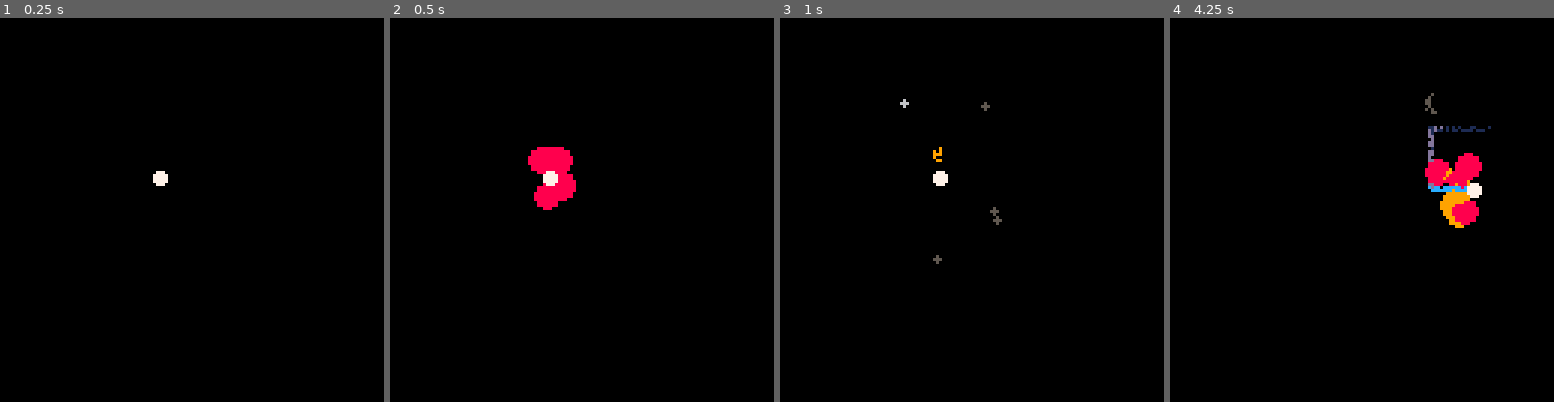
Above: before the commit, frames 1-4 (left to right).
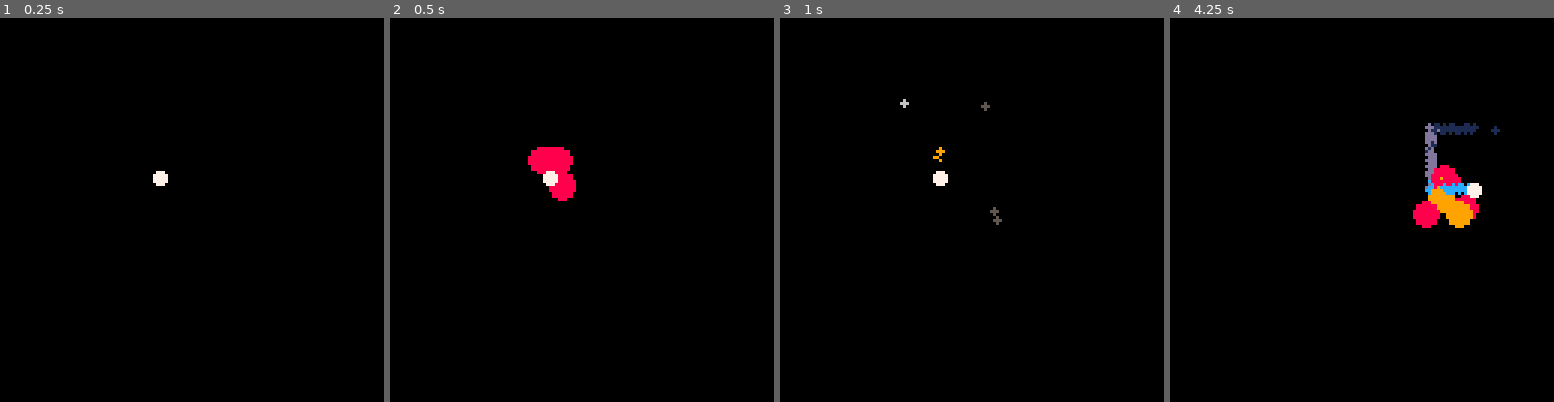
Above: after the commit, the same moments.

Repository: jgradim/gameoff-2020
Game: PICO-8 cartridge sfx.p8
Two runs of this game, one before a commit and one after it. Both use one fixed random seed, a clock stepped at 60 frames per second and the inputs below.
Inputs:
- Up to frame 1 (0.25 s): no input
- Up to frame 2 (0.5 s): tap X (X key) at 0.33 s
- Up to frame 3 (1 s): tap O (Z key) at 0.7 s
- Up to frame 4 (4.25 s): tap X (X key) at 1.07, 1.85, 2.97, 4.08 s; hold Right 1.6-2.1 s; tap O (Z key) every 0.4 s from 1.7 to 4.1 s; hold Up 2.15-2.42 s; hold Right 2.47-3.03 s; hold Left 3.08-3.58 s; hold Down 3.63-3.97 s; hold Right from 4.02 s (still down)

Frame 1 is identical in both runs. In frame 2, 0.3% of the frame differs, in the area x 37-44%, y 42-50%; in frame 3, less than 0.1%; in frame 4, 2.1%, in the area x 63-86%, y 19-55%.

Commit message:
Move more stuff to structs

Diff:
--- a/sfx.p8
+++ b/sfx.p8
@@ -6,68 +6,133 @@
 
 --adapted from lazydev academy's breakout#37 tutorial
 
-function _init()
-    --particles
-    effects = {}
-
-    --effects settings
-    trail_width = 1.5
-    trail_colors = {12,13,1}
-    trail_amount = 2
-
-    fire_width = 3
-    fire_colors = {8,9,10,5}
-    fire_amount = 3
-
-    explode_size = 5
-    explode_colors = {8,9,6,5}
-    explode_amount = 5
-
-    --player
-    player = {x=53, y=53, r=2, c=7}
-
-    --sfx
-    trail_sfx = 0
-    explode_sfx = 1
-    fire_sfx = 2
-end
+effects = {
+ particles={},
+
+ sched=function(self)
+  return add(effects, self)
+ end,
+
+ update=function(self)
+  print("updating effect")
+ end,
+}
+
+trail = {
+ sfx=0,
+ width=1.5,
+ colors={12,13,1},
+ amount=2,
+ sched=function(self, x, y)
+   sfx(self.sfx)
+
+   local w = self.width
+   for i=1, self.amount do
+        add_fx(
+            x-w/2+rnd(w),
+            y-w/2+rnd(w),
+            40+rnd(30),-- die
+            0,         -- dx
+            0,         -- dy
+            false,     -- gravity
+            false,     -- grow
+            false,     -- shrink
+            1,         -- radius
+            self.colors
+        )
+    end
+ end,
+}
+
+fire = {
+ sfx = 2,
+ width = 3,
+ colors = {8,9,10,5},
+ amount = 3,
+
+ sched=function(self, x, y)
+    sfx(self.sfx)
+
+    local w = self.width
+    for _=1, self.amount do
+        add_fx(
+            x-w/2+rnd(w),
+            y-w/2+rnd(w),
+            30+rnd(10),
+            0,         -- dx
+            -.5,       -- dy
+            false,     -- gravity
+            false,     -- grow
+            true,      -- shrink
+            2,         -- radius
+            self.colors
+        )
+    end
+ end,
+}
+
+explosion = {
+  sfx = 1,
+  size = 5,
+  colors = {8,9,6,5},
+  amount = 5,
+
+  sched=function(self, x, y)
+    sfx(self.sfx)
+
+    for i=1, self.amount do
+        --settings
+        add_fx(
+            x,         -- x
+            y,         -- y
+            30+rnd(25),-- die
+            rnd(2)-1,  -- dx
+            rnd(2)-1,  -- dy
+            false,     -- gravity
+            false,     -- grow
+            true,      -- shrink
+            self.size,         -- radius
+            self.colors    -- color_table
+        )
+    end
+  end,
+}
+
+p = {x=53, y=53, r=2, c=7}
 
 function _update60()
     update_fx()
-    if btn(0) then player.x-=1 end
-    if btn(1) then player.x+=1 end
-    if btn(2) then player.y-=1 end
-    if btn(3) then player.y+=1 end
+    if btn(0) then p.x-=1 end
+    if btn(1) then p.x+=1 end
+    if btn(2) then p.y-=1 end
+    if btn(3) then p.y+=1 end
 
     if btn(4) then
-        fire(player.x,player.y,fire_width,fire_colors,fire_amount)
-        sfx(fire_sfx)
-    end
+      fire:sched(p.x, p.y)
+    end
+
     if btnp(5) then
-        explode(player.x,player.y,explode_size,explode_colors,explode_amount)
-        sfx(explode_sfx)
+        explosion:sched(p.x,p.y)
     end
 
     if btn(0) or btn(1) or btn(2) or btn(3) then
-        trail(player.x,player.y,trail_width,trail_colors,trail_amount)
-        sfx(trail_sfx)
+        trail:sched(p.x, p.y)
     end
 end
 
 function _draw()
     cls()
-    --particles
+
     draw_fx()
 
-    --player
-    circfill(player.x,player.y,player.r,player.c)
+    circfill(p.x,p.y,p.r,p.c)
 end
 
 -->8
 -- core particle functions
 
 function add_fx(x,y,die,dx,dy,grav,grow,shrink,r,c_table)
-    local fx={
+    add(effects,{
         x=x,
         y=y,
         t=0,
@@ -80,8 +145,7 @@
         r=r,
         c=0,
         c_table=c_table
-    }
-    add(effects,fx)
+    })
 end
 
 function update_fx()
@@ -112,84 +176,15 @@
         --move
         fx.x+=fx.dx
         fx.y+=fx.dy
+
     end
 end
 
 function draw_fx()
-    for fx in all(effects) do
-        --draw pixel for size 1, draw circle for larger
-        if fx.r<=1 then
-            pset(fx.x,fx.y,fx.c)
-        else
-            circfill(fx.x,fx.y,fx.r,fx.c)
-        end
-    end
-end
-
--->8
---example particle effects
-
--- motion trail effect
-function trail(x,y,w,c_table,num)
-
-    for i=0, num do
-        --settings
-        add_fx(
-            x+rnd(w)-w/2,  -- x
-            y+rnd(w)-w/2,  -- y
-            40+rnd(30),  -- die
-            0,         -- dx
-            0,         -- dy
-            false,     -- gravity
-            false,     -- grow
-            false,     -- shrink
-            1,         -- radius
-            c_table    -- color_table
-        )
-    end
-end
-
--- explosion effect
-function explode(x,y,r,c_table,num)
-    for i=0, num do
-
-        --settings
-        add_fx(
-            x,         -- x
-            y,         -- y
-            30+rnd(25),-- die
-            rnd(2)-1,  -- dx
-            rnd(2)-1,  -- dy
-            false,     -- gravity
-            false,     -- grow
-            true,      -- shrink
-            r,         -- radius
-            c_table    -- color_table
-        )
-    end
-end
-
--- fire effect
-function fire(x,y,w,c_table,num)
-    for i=0, num do
-        --settings
-        add_fx(
-            x+rnd(w)-w/2,  -- x
-            y+rnd(w)-w/2,  -- y
-            30+rnd(10),-- die
-            0,         -- dx
-            -.5,       -- dy
-            false,     -- gravity
-            false,     -- grow
-            true,      -- shrink
-            2,         -- radius
-            c_table    -- color_table
-        )
-    end
-end
-
---twinkle effect
-
+ for fx in all(effects) do
+  circfill(fx.x,fx.y,fx.r,fx.c)
+ end
+end
 
 __gfx__
 00000000000000000000000000000000000000000000000000000000000000000000000000000000000000000000000000000000000000000000000000000000
